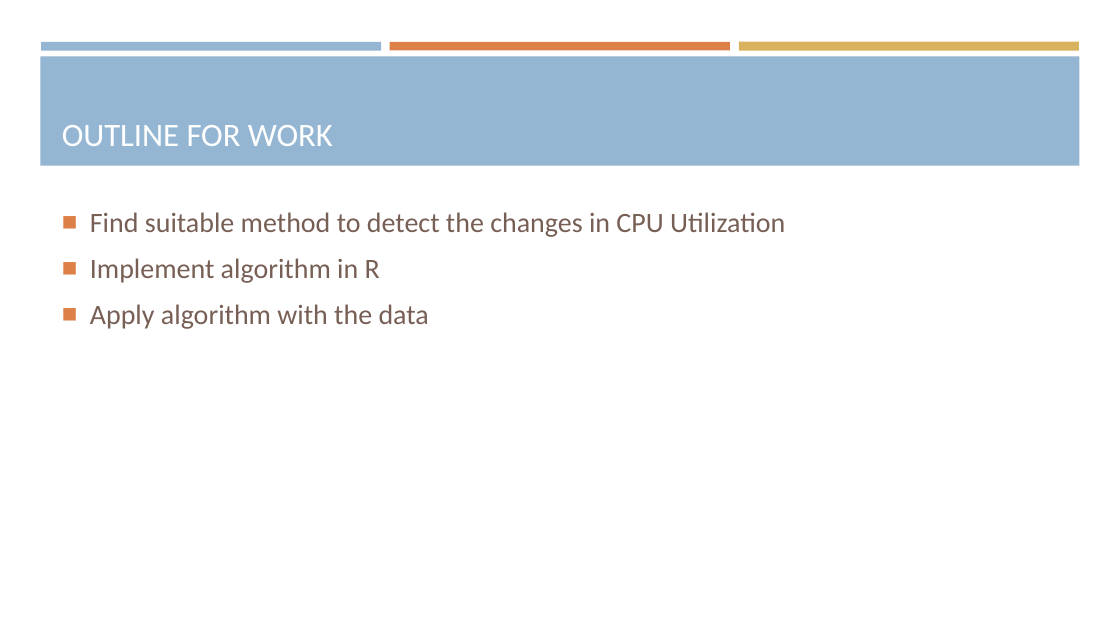
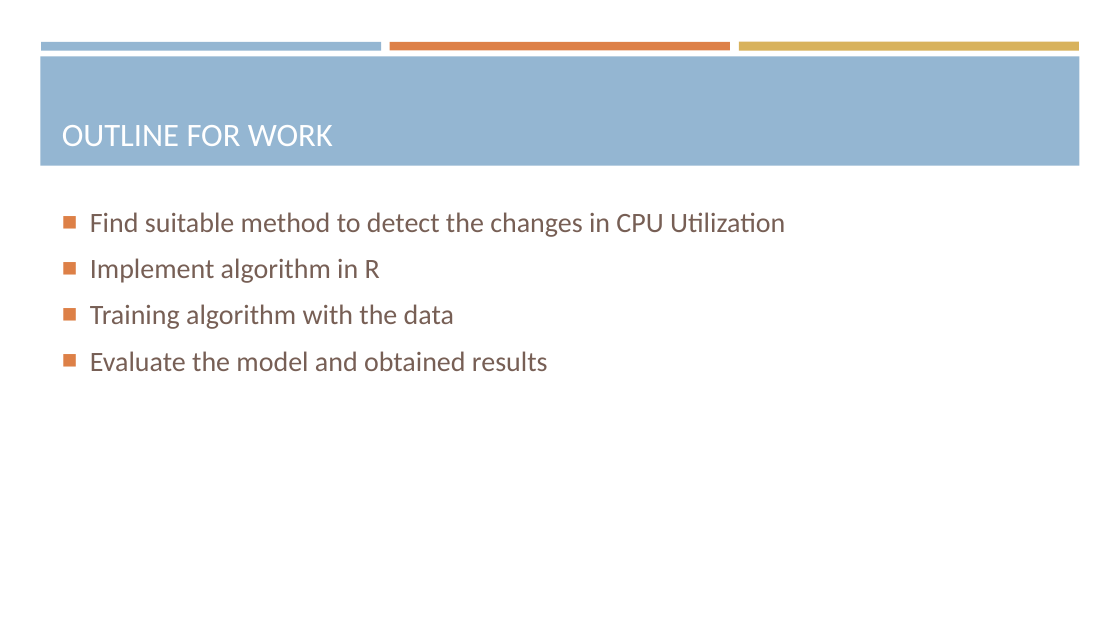
Before and after one commit to araea382/MT, a slide deck: slide 8 of Presentation/1-Proposal seminar.pptx. Drawn at 1120x630 pixels with LibreOffice and Linux fonts; fonts in the diff are those of the drawing. Boxes give left, top, right and bottom in pixels: in the first picture for what was removed or moved away, otherwise in the second. Text is boxed around its words. In the diff, an @@ line names an element or a change of style, - is before the commit and + after.

```diff
--- a/Presentation/1-Proposal seminar.pptx
+++ b/Presentation/1-Proposal seminar.pptx
@@ text at (90, 304, 548, 371): text changed @@
-■ Apply algorithm with the data
+■ Training algorithm with the data
+■ Evaluate the model and obtained results
```
Also in this commit, not shown: 2 other slides changed, 14 other files.
